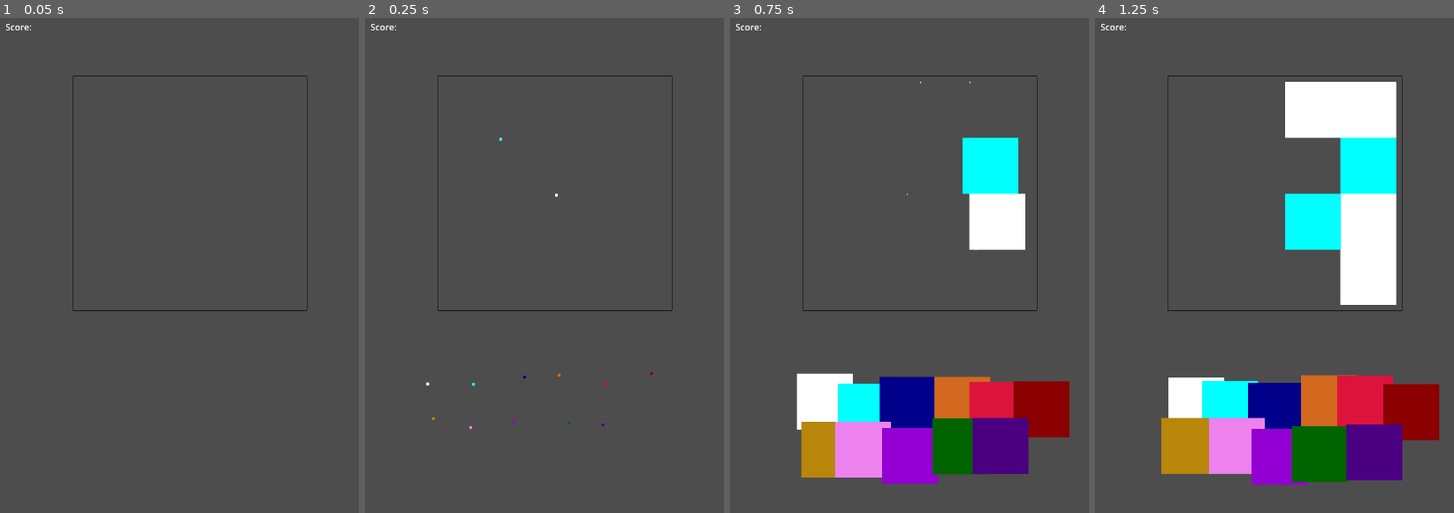
Above: before the commit, frames 1-4 (left to right).
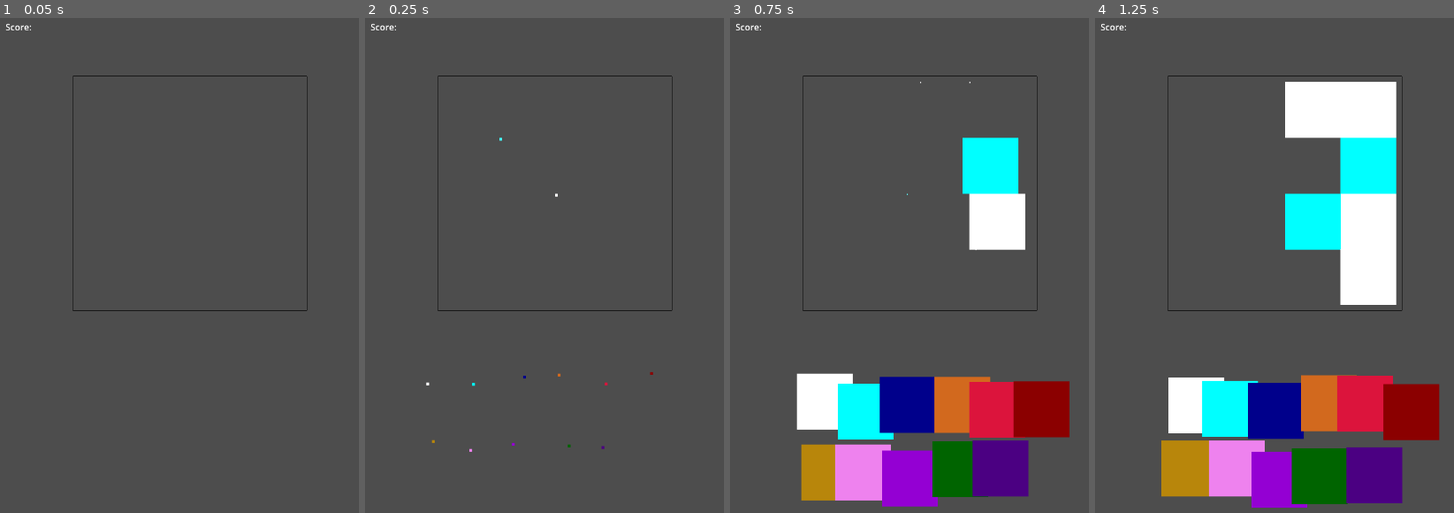
Above: after the commit, the same moments.

Repository: astrale-sharp/2048colored
Game: Godot game, scene res://scn/Main.tscn
Same seed, same stepped clock (60 frames per second), same inputs: the game is played once before the commit and once after it.
Inputs (mouse positions are in pixels of both pictures, inside the frame that each line leads up to):
- Up to frame 1 (0.05 s): no input
- Up to frame 2 (0.25 s): no input
- Up to frame 3 (0.75 s): tap Enter at 0.5 s; move the mouse to (1006, 324) at 0.52 s; hold . (multi_swipe_down_right) from 0.53 s (still down); hold Middle mouse button (multi_touch) from 0.53 s (still down); click (1006, 324) at 0.67 s
- Up to frame 4 (1.25 s): keep holding . (multi_swipe_down_right); keep holding Middle mouse button (multi_touch)

Frame 1 is identical in both runs. In frame 2, less than 0.1% of the frame differs, in the area x 18-67%, y 80-88%; in frame 3, 6.0%; in frame 4, 6.3%, in the area x 18-86%, y 80-99%.

Commit message:
gap tweak

Diff:
--- a/scn/Wheel.gd
+++ b/scn/Wheel.gd
@@ -6,7 +6,7 @@
 # amplitude of circular movements
 @export var amplitude = 10
 # gap between blocks of the wheel
-@export var gap_per_block:= Vector2(Constants.CELL_SIZE * 0.8, 80)
+@export var gap_per_block:= Vector2(Constants.CELL_SIZE * 0.8, Constants.CELL_SIZE * 1.2)
 
 @export var animation_on := true
 
